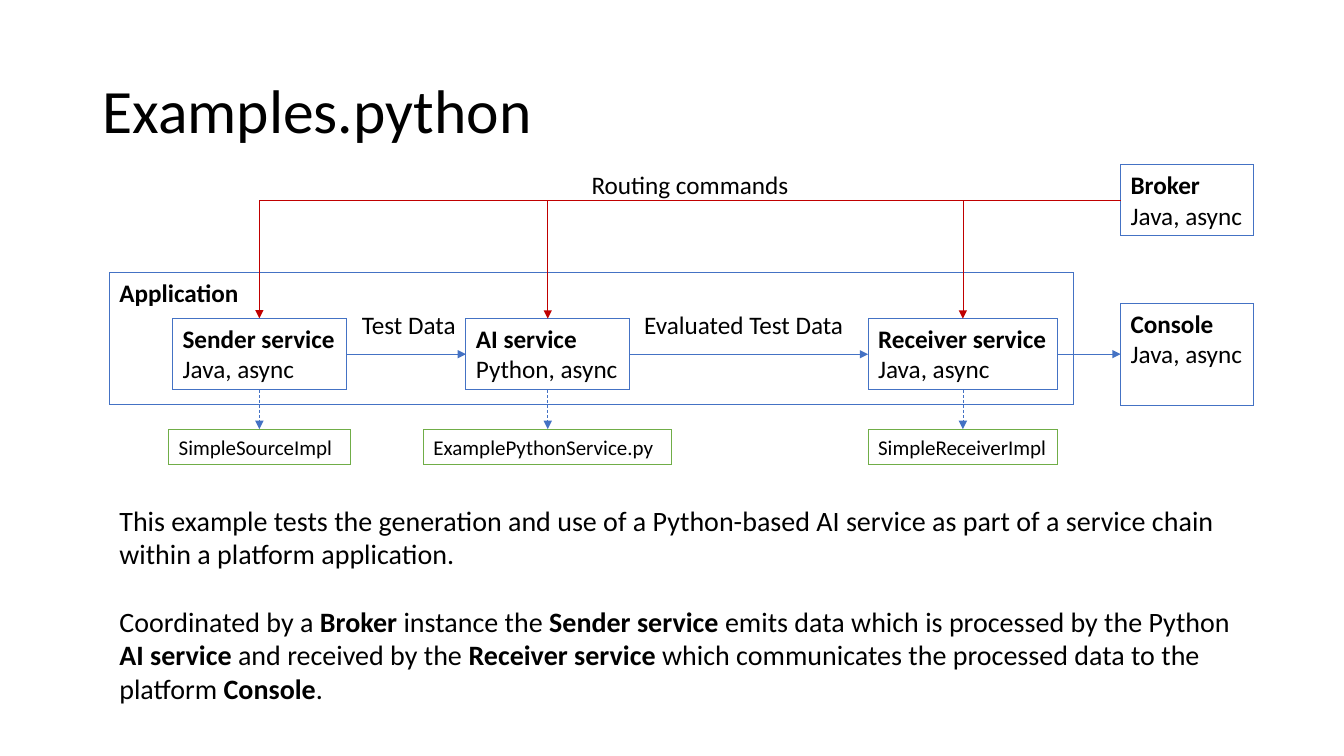
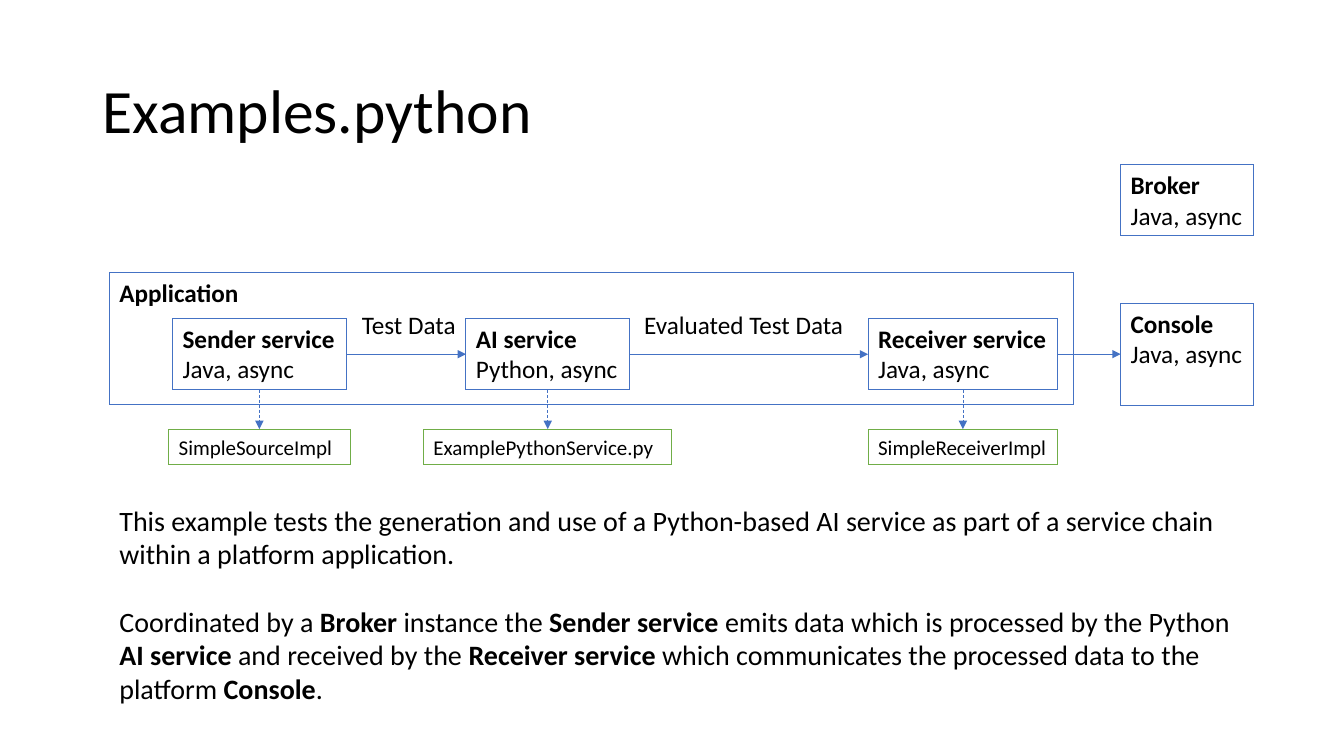
Before and after one commit to iip-ecosphere/platform, a slide deck: slide 1 of platform/examples/examples.python/docs/Examples_Python.pptx. Drawn at 1344x756 pixels with LibreOffice and Linux fonts; fonts in the diff are those of the drawing. Boxes give left, top, right and bottom in pixels: in the first picture for what was removed or moved away, otherwise in the second. Text is boxed around its words. In the diff, an @@ line names an element or a change of style, - is before the commit and + after.

Commit message:
updated slides

```diff
--- a/platform/examples/examples.python/docs/Examples_Python.pptx
+++ b/platform/examples/examples.python/docs/Examples_Python.pptx
@@ text removed at bbox=[592, 176, 788, 199] @@
-Routing commands
@@ elbow arrow removed from (1121, 201) to (259, 319) @@
@@ elbow arrow removed from (1121, 201) to (547, 319) @@
@@ elbow arrow removed from (1121, 201) to (963, 319) @@
```
Also in this commit, not shown: 1 other file.
